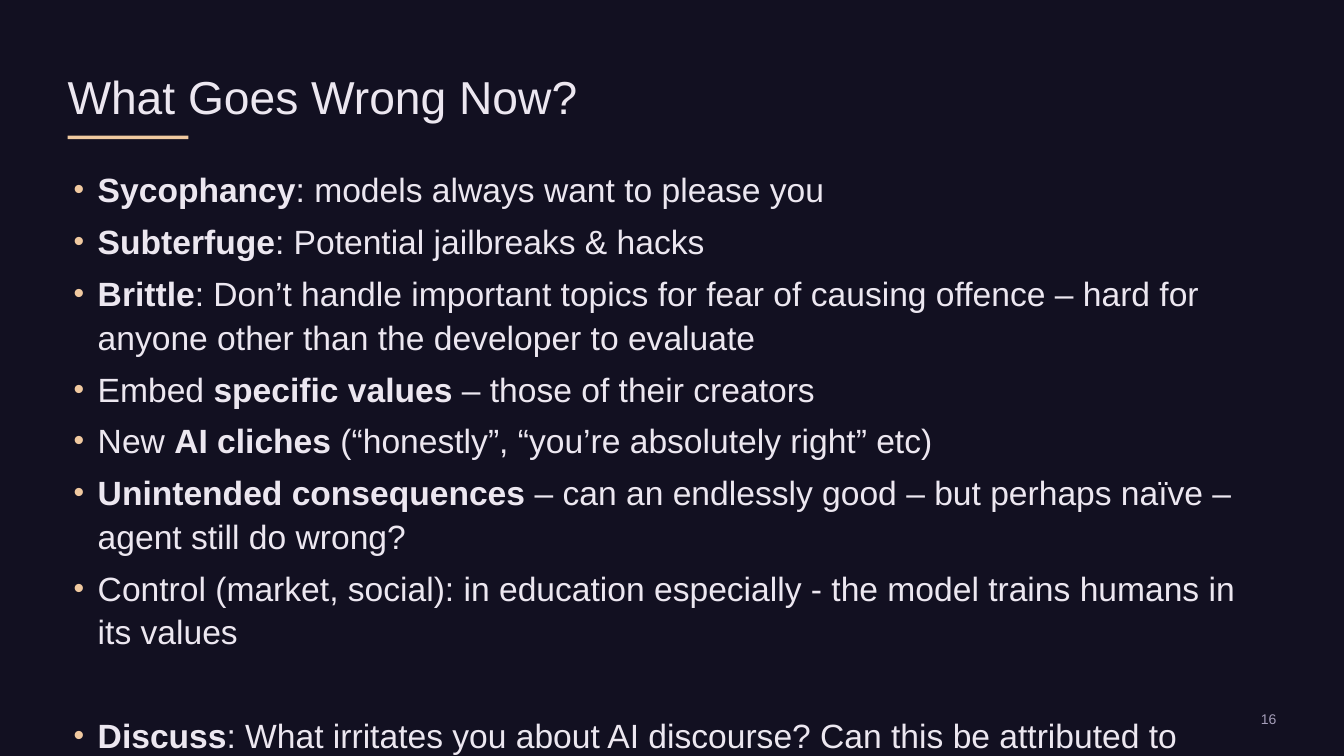
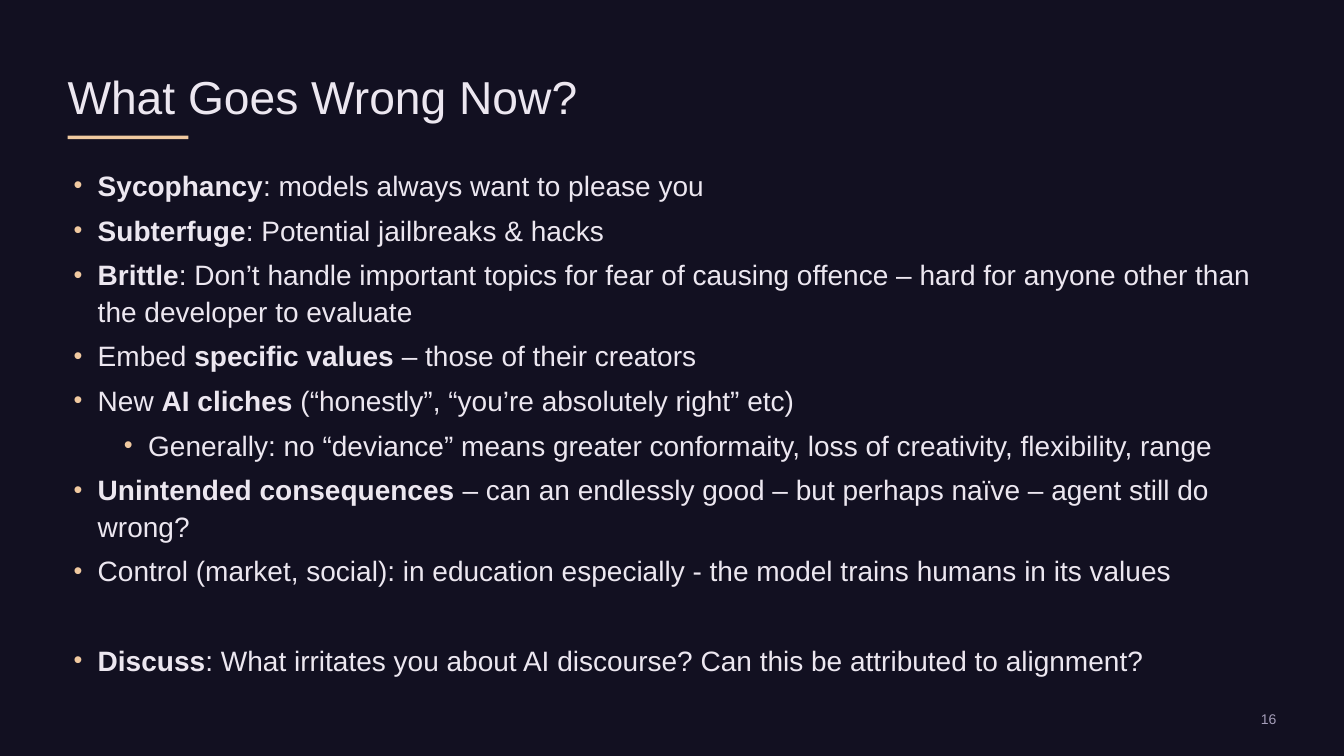
Before and after one commit to liammagee/machinespirits-content-philosophy, a slide deck: slide 24 of courses/479-fall-2026/479-lecture-6.pptx (slide 27 before the commit). Drawn at 1344x756 pixels with LibreOffice and Linux fonts; fonts in the diff are those of the drawing. Boxes give left, top, right and bottom in pixels: in the first picture for what was removed or moved away, otherwise in the second. Text is boxed around its words. In the diff, an @@ line names an element or a change of style, - is before the commit and + after.

```diff
--- a/courses/479-fall-2026/479-lecture-6.pptx
+++ b/courses/479-fall-2026/479-lecture-6.pptx
@@ text at <box>98,175,1250,676</box>: size 24 to 20 pt in "Sycophancy: models always want to please you", "Subterfuge: Potential jailbreaks & hacks", "Brittle: Don’t handle important topics for fear ...", "Embed specific values – those of their ..." and 4 more places @@
@@ text at <box>148,435,1212,461</box>: paragraph added @@
+  • Generally: no “deviance” means greater conformaity, loss of creativity, flexibility, range
```
Also in this commit, not shown: 6 other slides changed, 2 slides added, 7 other files.
